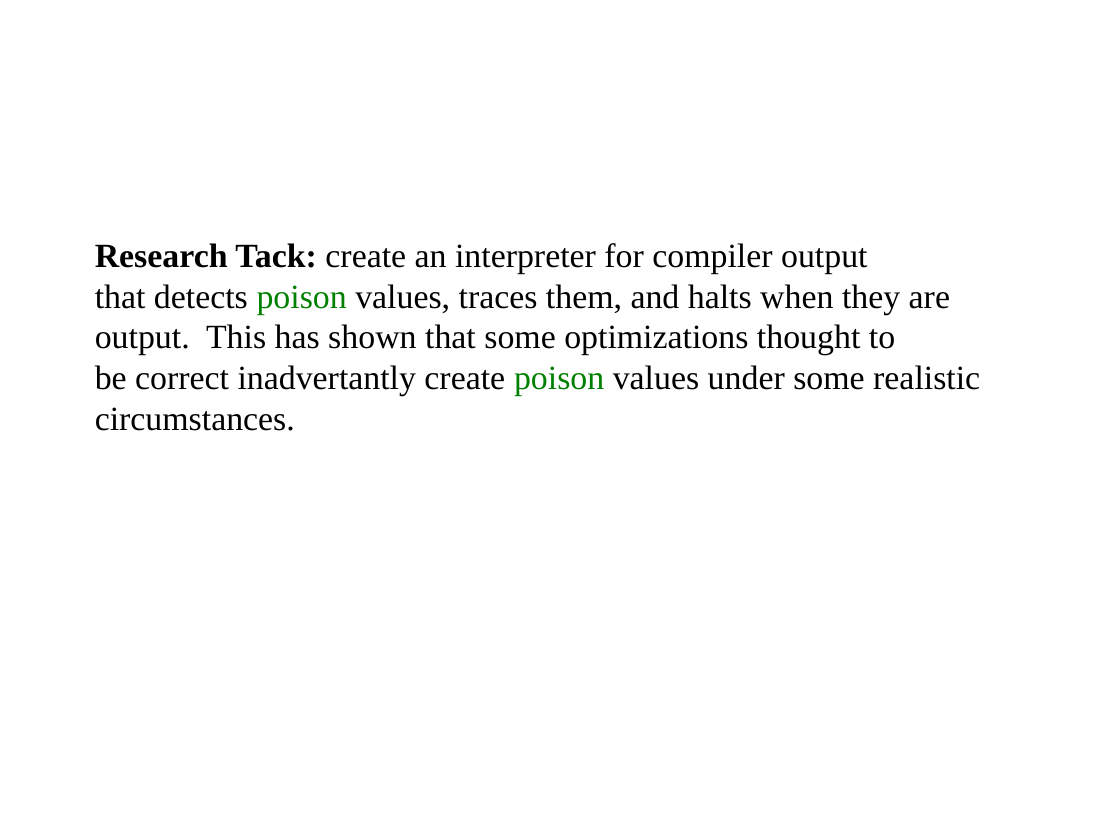
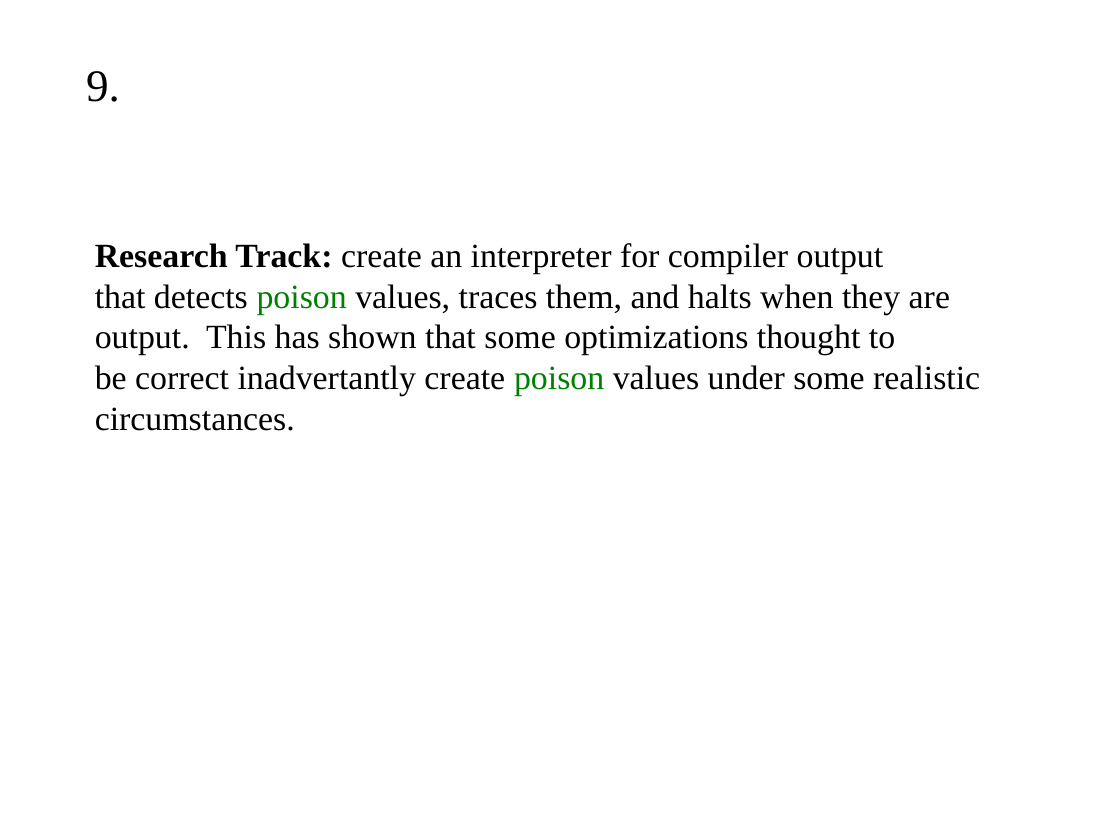
Before and after one commit to cschreiner/lli_undef_fix_admin, a slide deck: slide 9 of doc/poster/2015feb_grad_visit.draft.odp. Drawn at 1120x840 pixels with LibreOffice and Linux fonts; fonts in the diff are those of the drawing. Boxes give left, top, right and bottom in pixels: in the first picture for what was removed or moved away, otherwise in the second. Text is boxed around its words. In the diff, an @@ line names an element or a change of style, - is before the commit and + after.

Commit message:
minor wording improvements

```diff
--- a/doc/poster/2015feb_grad_visit.draft.odp
+++ b/doc/poster/2015feb_grad_visit.draft.odp
@@ text added at (86,71,120,102), 32 pt, text #000000 @@
+9.
@@ text at (95,243,884,274): text changed @@
-Research Tack: create an interpreter for compiler output
+Research Track: create an interpreter for compiler output
```
Also in this commit, not shown: 11 other slides changed.
